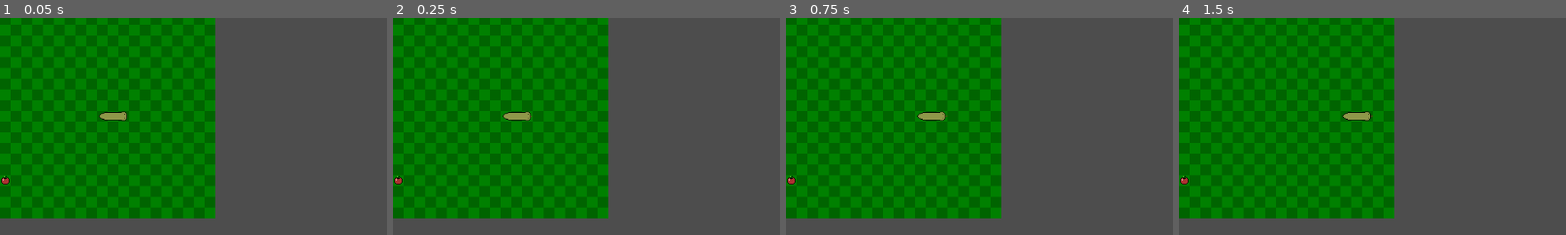
Above: before the commit, frames 1-4 (left to right).
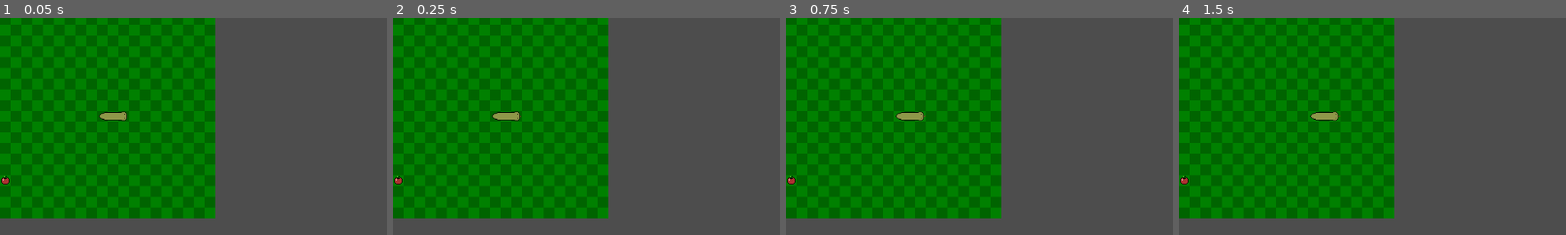
Above: after the commit, the same moments.

Repository: iTzFireFoxX/Godot-Snake
Game: Godot game, scene res://scenes/Game.tscn
Same seed, same stepped clock (60 frames per second), same inputs: the game is played once before the commit and once after it.
Inputs:
- Up to frame 1 (0.05 s): no input
- Up to frame 2 (0.25 s): no input
- Up to frame 3 (0.75 s): tap Enter at 0.5 s; hold D (move_right) from 0.53 s (still down)
- Up to frame 4 (1.5 s): tap Space at 1.25 s; release D (move_right) at 1.28 s; hold S (move_down) from 1.28 s (still down)
The pictures show only the part of the screen within x 0-50%, y 3-53%; the shares and areas given below are measured in that part.

Frame 1 is identical in both runs. In frame 2, 0.3% of the frame differs, in the area x 25-36%, y 42-48%; in frame 3, 0.5%; in frame 4, 0.6%, in the area x 33-51%, y 42-48%.

Commit message:
Solucion bug de esquinas y correcion funcion de posicion

Diff:
--- a/scenes/scripts/game.gd
+++ b/scenes/scripts/game.gd
@@ -21,7 +21,7 @@
 	snake = $Snake
 	map_size = Vector2i(20, 20) # Definir tamaño del mapa (temporal)
 	cell_size = 16 # Definir tamaño de las casillas en pixeles
-	game_vel = 0.2 # Definir el intervalo de velocidad en segundos
+	game_vel = 0.4 # Definir el intervalo de velocidad en segundos
 	call_deferred("drawApple")
 	queue_redraw()
 
--- a/scenes/scripts/snake.gd
+++ b/scenes/scripts/snake.gd
@@ -38,20 +38,20 @@
 
 func returnUpdatedPos(pos, dir): # Retorna la posicion actualizada de una parte de la serpiente en base a la dirección que tiene
 
-	var updated_pos: Vector2i
+	var updated_pos = pos
 
-	updated_pos = pos + dir
+	updated_pos += dir
 
 	# Dar la vuelta por los lados
-	if pos.x > game.map_size.x - 1:
+	if updated_pos.x > game.map_size.x - 1:
 		updated_pos.x = 0
-	elif pos.x < 0:
+	elif updated_pos.x < 0:
 		updated_pos.x = game.map_size.x - 1
 
 	# Dar la vuelta por arriba y abajo
-	if pos.y > game.map_size.y - 1:
+	if updated_pos.y > game.map_size.y - 1:
 		updated_pos.y = 0
-	elif pos.y < 0:
+	elif updated_pos.y < 0:
 		updated_pos.y = game.map_size.y - 1
 
 	return updated_pos
@@ -74,19 +74,19 @@
 				else:
 
 					# Esquina inferior derecha
-					if ((snake[i - 1][0] == snake[i][0] + Vector2i.UP) and (snake[i + 1][0] == snake[i][0] + Vector2i.LEFT) or (snake[i - 1][0] == snake[i][0] + Vector2i.LEFT) and (snake[i + 1][0] == snake[i][0] + Vector2i.UP)):
+					if ((returnUpdatedPos(snake[i][0], Vector2i.UP) == snake[i - 1][0]) and (returnUpdatedPos(snake[i][0], Vector2i.LEFT) == snake[i + 1][0])) or ((returnUpdatedPos(snake[i][0], Vector2i.LEFT) == snake[i - 1][0]) and (returnUpdatedPos(snake[i][0], Vector2i.UP) == snake[i + 1][0])):
 						game.drawSprite(sprite, corner_sprite, snake[i][0], 0, self)
 
 					# Esquina superior derecha
-					elif ((snake[i - 1][0] == snake[i][0] + Vector2i.LEFT) and (snake[i + 1][0] == snake[i][0] + Vector2i.DOWN) or (snake[i - 1][0] == snake[i][0] + Vector2i.DOWN) and (snake[i + 1][0] == snake[i][0] + Vector2i.LEFT)):
+					elif ((returnUpdatedPos(snake[i][0], Vector2i.LEFT) == snake[i - 1][0]) and (returnUpdatedPos(snake[i][0], Vector2i.DOWN) == snake[i + 1][0])) or ((returnUpdatedPos(snake[i][0], Vector2i.DOWN) == snake[i - 1][0]) and (returnUpdatedPos(snake[i][0], Vector2i.LEFT) == snake[i + 1][0])):
 						game.drawSprite(sprite, corner_sprite, snake[i][0], -90, self)
 
 					# Esquina superior izquierda
-					elif ((snake[i - 1][0] == snake[i][0] + Vector2i.DOWN) and (snake[i + 1][0] == snake[i][0] + Vector2i.RIGHT) or (snake[i - 1][0] == snake[i][0] + Vector2i.RIGHT) and (snake[i + 1][0] == snake[i][0] + Vector2i.DOWN)):
+					elif ((returnUpdatedPos(snake[i][0], Vector2i.DOWN) == snake[i - 1][0]) and (returnUpdatedPos(snake[i][0], Vector2i.RIGHT) == snake[i + 1][0])) or ((returnUpdatedPos(snake[i][0], Vector2i.RIGHT) == snake[i - 1][0]) and (returnUpdatedPos(snake[i][0], Vector2i.DOWN) == snake[i + 1][0])):
 						game.drawSprite(sprite, corner_sprite, snake[i][0], 180, self)
 
 					# Esquina inferior izquieda
-					elif ((snake[i - 1][0] == snake[i][0] + Vector2i.RIGHT) and (snake[i + 1][0] == snake[i][0] + Vector2i.UP) or (snake[i - 1][0] == snake[i][0] + Vector2i.UP) and (snake[i + 1][0] == snake[i][0] + Vector2i.RIGHT)):
+					elif ((returnUpdatedPos(snake[i][0], Vector2i.RIGHT) == snake[i - 1][0]) and (returnUpdatedPos(snake[i][0], Vector2i.UP) == snake[i + 1][0])) or ((returnUpdatedPos(snake[i][0], Vector2i.UP) == snake[i - 1][0]) and (returnUpdatedPos(snake[i][0], Vector2i.RIGHT) == snake[i + 1][0])):
 						game.drawSprite(sprite, corner_sprite, snake[i][0], 90, self)
 
 					# Sprite body
